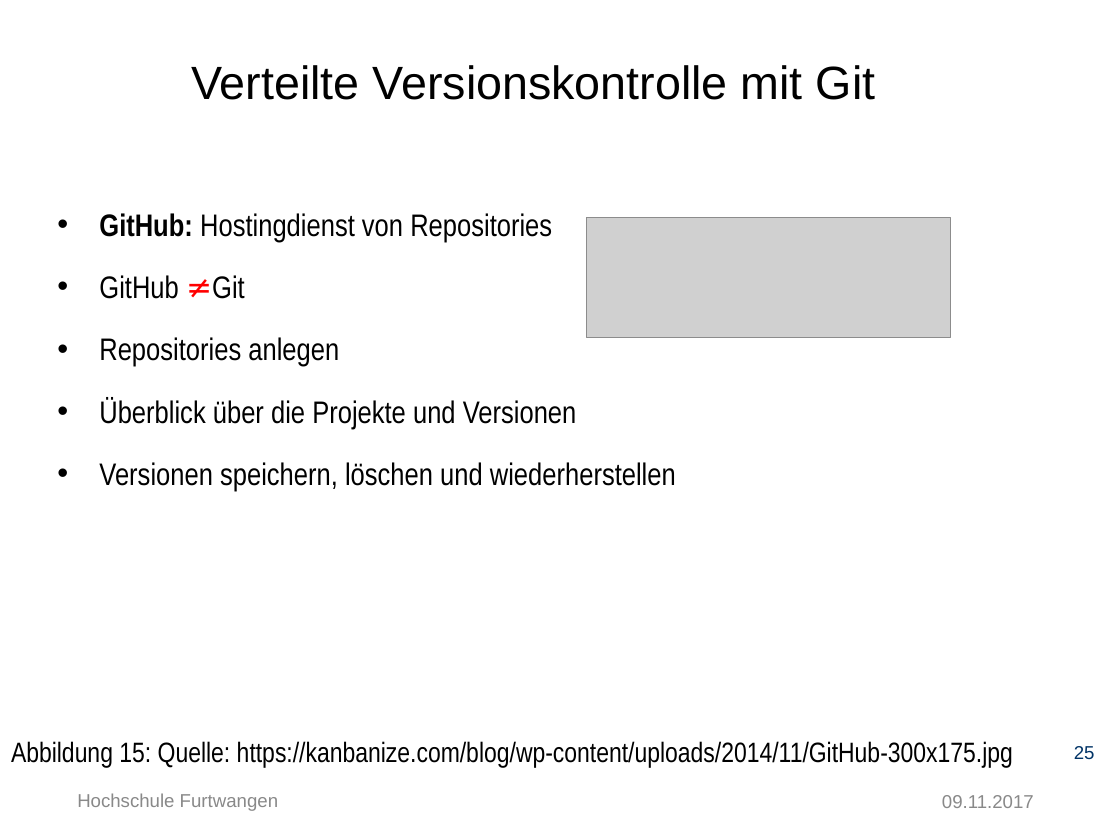
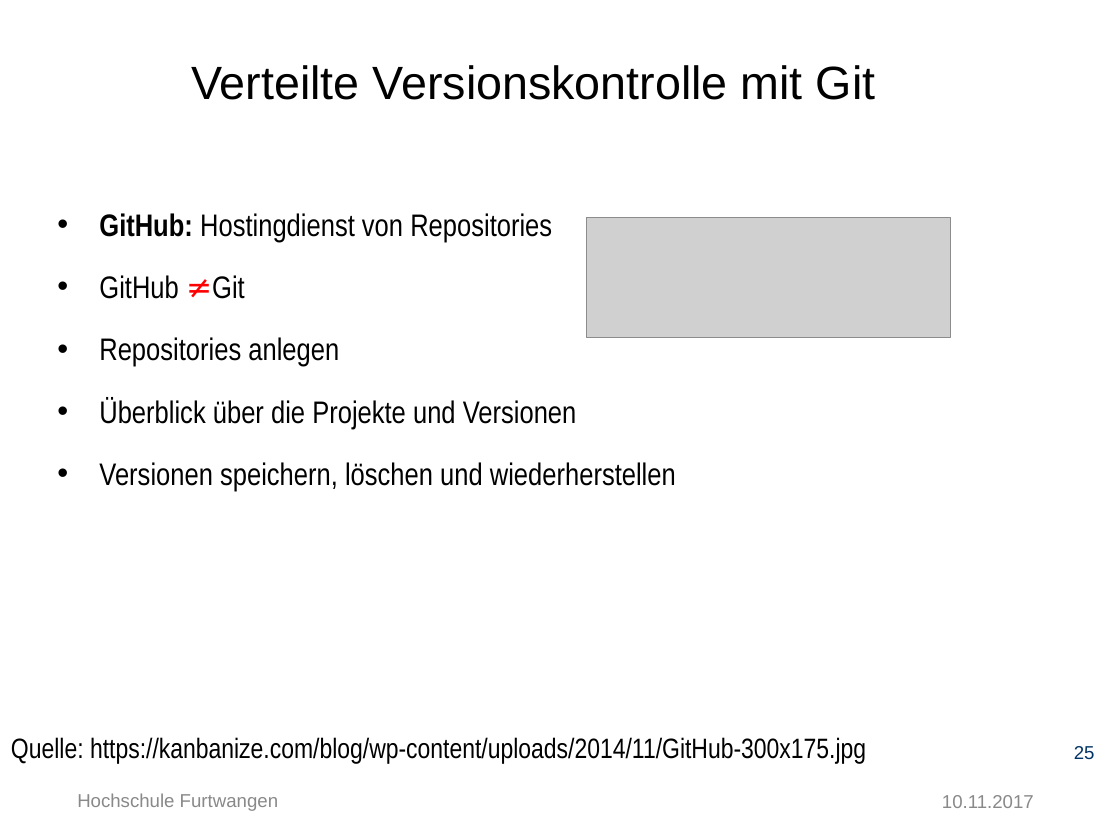
Before and after one commit to Ertugrul-Furtwangen/Erti, a slide deck: slide 25 of Thesis-Präsentation-Ertugrul_Özkara.pptx. Drawn at 1120x840 pixels with LibreOffice and Linux fonts; fonts in the diff are those of the drawing; grey boxes stand for pictures; background and template pictures are left out. Boxes give left, top, right and bottom in pixels: in the first picture for what was removed or moved away, otherwise in the second. Text is boxed around its words. In the diff, an @@ line names an element or a change of style, - is before the commit and + after.

```diff
--- a/Thesis-Präsentation-Ertugrul_Özkara.pptx
+++ b/Thesis-Präsentation-Ertugrul_Özkara.pptx
@@ text at [11, 737, 866, 764]: text changed @@
-Abbildung 15: Quelle: https://kanbanize.com/blog/wp-content/uploads/2014/11/GitHub-300x175.jpg
+Quelle: https://kanbanize.com/blog/wp-content/uploads/2014/11/GitHub-300x175.jpg
@@ text at [942, 795, 1034, 808]: text changed @@
-09.11.2017
+10.11.2017
```
Also in this commit, not shown: 41 other slides changed, 1 slide added.
